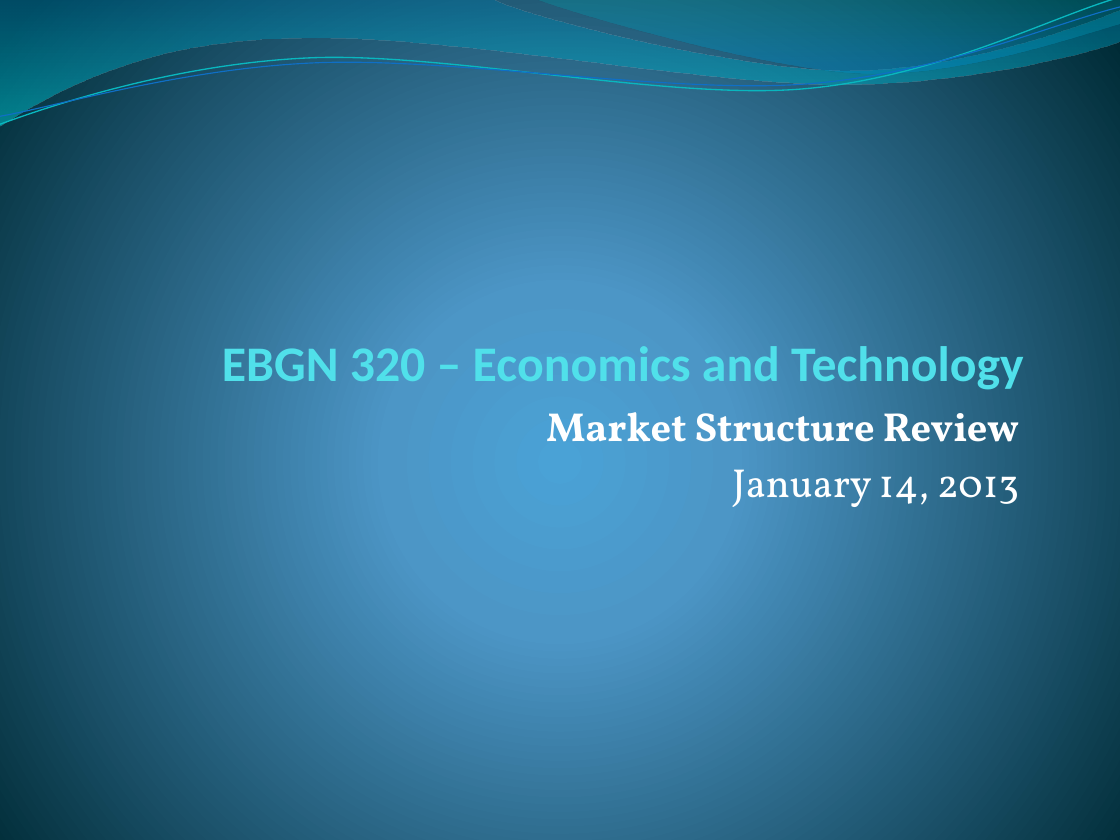
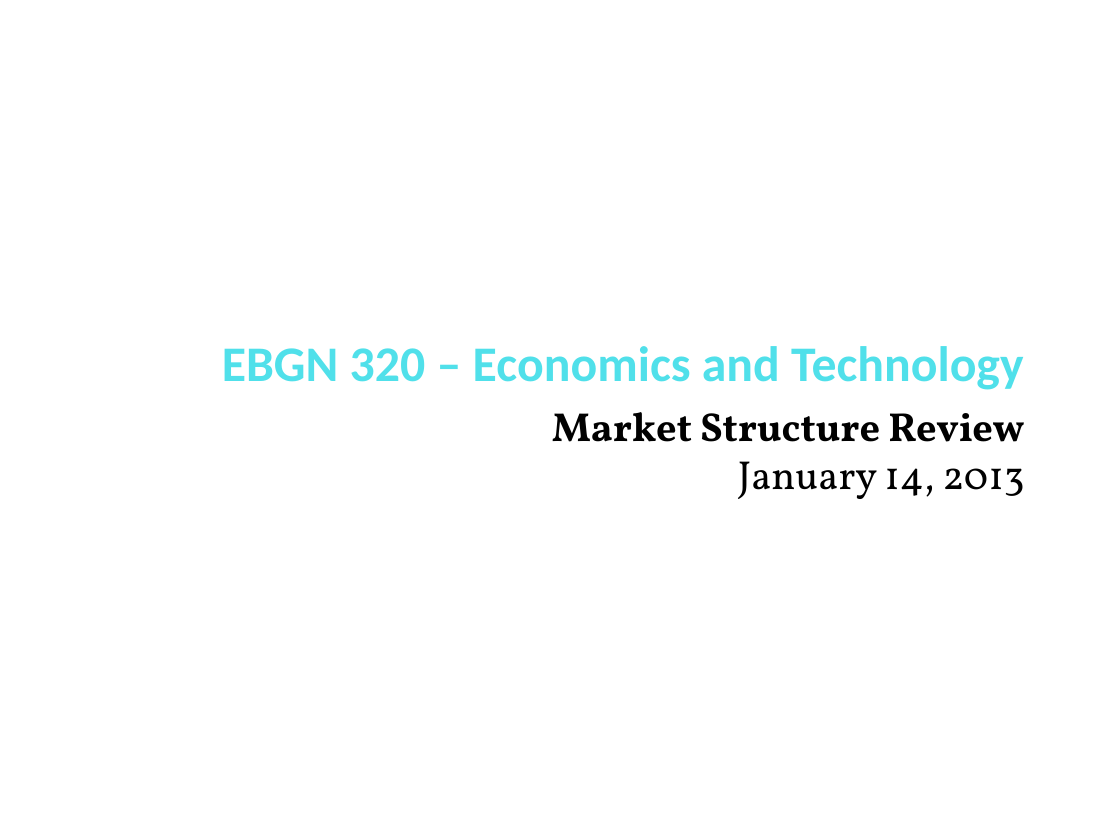
Before and after one commit to muff1nman/ClassNotes, a slide deck: slide 1 of Econ/PPT/S13_Lecture_3.pptx. Drawn at 1120x840 pixels with LibreOffice and Linux fonts; fonts in the diff are those of the drawing. Boxes give left, top, right and bottom in pixels: in the first picture for what was removed or moved away, otherwise in the second. Text is boxed around its words. In the diff, an @@ line names an element or a change of style, - is before the commit and + after.

```diff
--- a/Econ/PPT/S13_Lecture_3.pptx
+++ b/Econ/PPT/S13_Lecture_3.pptx
@@ background gradient #4AA0D6 to #4C98C7 to #002C38 to #FFFFFF @@
@@ freeform shape removed at bbox=[0, 0, 1120, 127] @@
@@ freeform shape removed at bbox=[0, 0, 1120, 131] @@
@@ freeform shape removed at bbox=[0, 7, 1120, 125] @@
@@ freeform shape removed at bbox=[536, 0, 1120, 77] @@
@@ text "EBGN 320 – Economics and ..." at bbox=[222, 346, 1023, 390]: text colour #51E0EA to #50E0EA @@
@@ text "Market Structure Review" at bbox=[552, 412, 1025, 499]: text colour #FFFFFF to #000000; less space between paragraphs @@
```
Also in this commit, not shown: 11 other slides changed, 12 other files.
